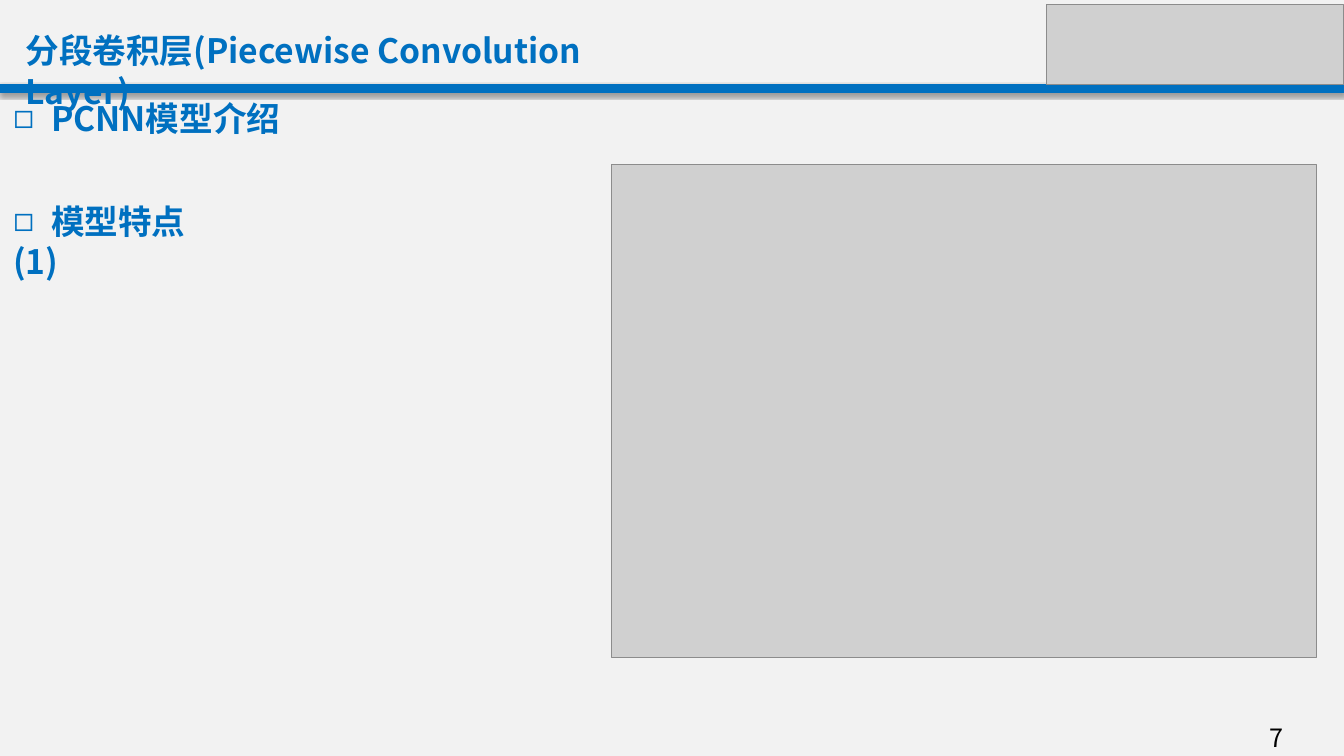
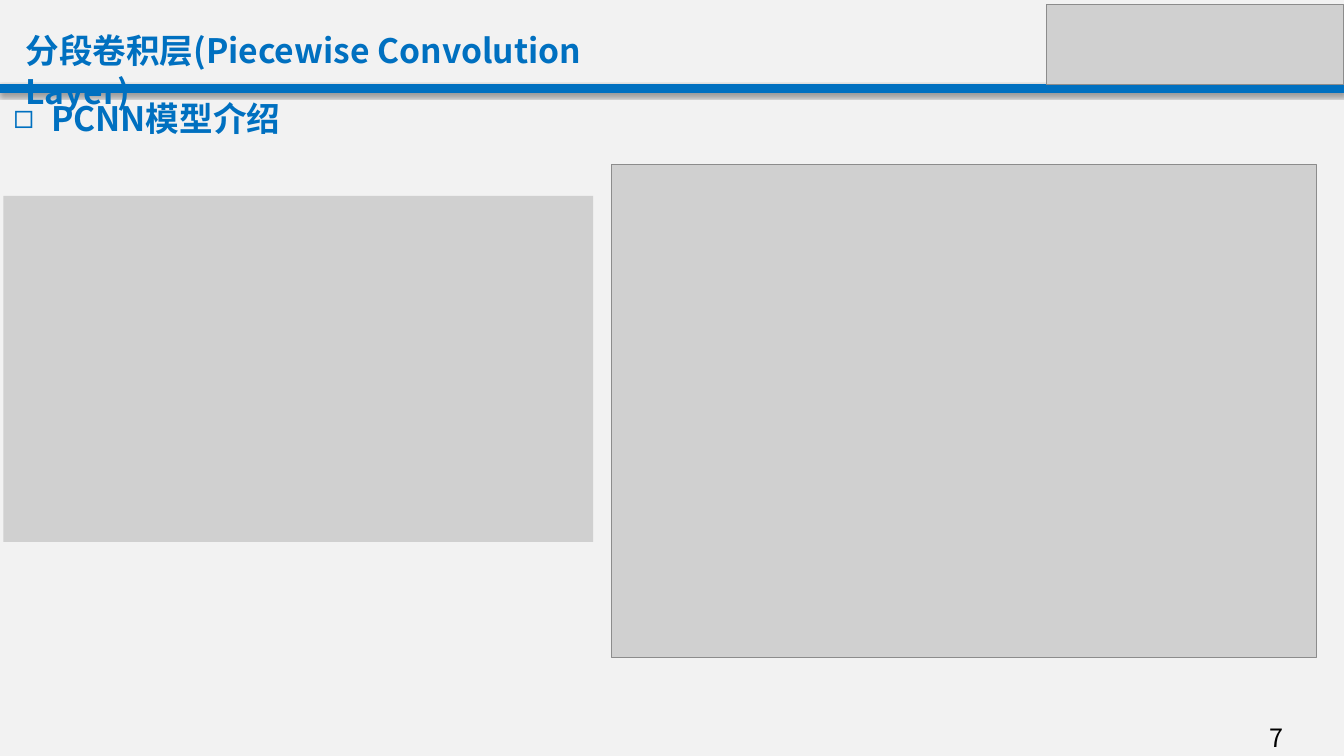
Before and after one commit to Mrbendy/djangohkh, a slide deck: slide 7 of mid/何康镐中期答辩.pptx. Drawn at 1344x756 pixels with LibreOffice and Linux fonts; fonts in the diff are those of the drawing; grey boxes stand for pictures; background and template pictures are left out. Boxes give left, top, right and bottom in pixels: in the first picture for what was removed or moved away, otherwise in the second. Text is boxed around its words. In the diff, an @@ line names an element or a change of style, - is before the commit and + after.

```diff
--- a/mid/何康镐中期答辩.pptx
+++ b/mid/何康镐中期答辩.pptx
@@ picture added at bbox=[3, 196, 593, 541] @@
@@ text removed at bbox=[13, 205, 185, 281] @@
-◻ 模型特点
-(1)
```
Also in this commit, not shown: 2 other slides changed, 2 other files.
